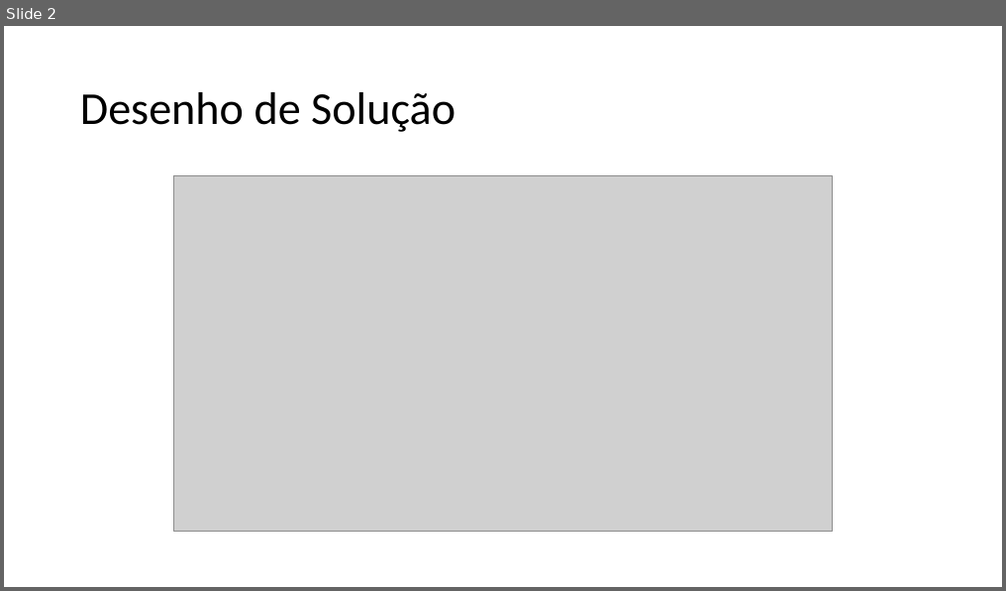
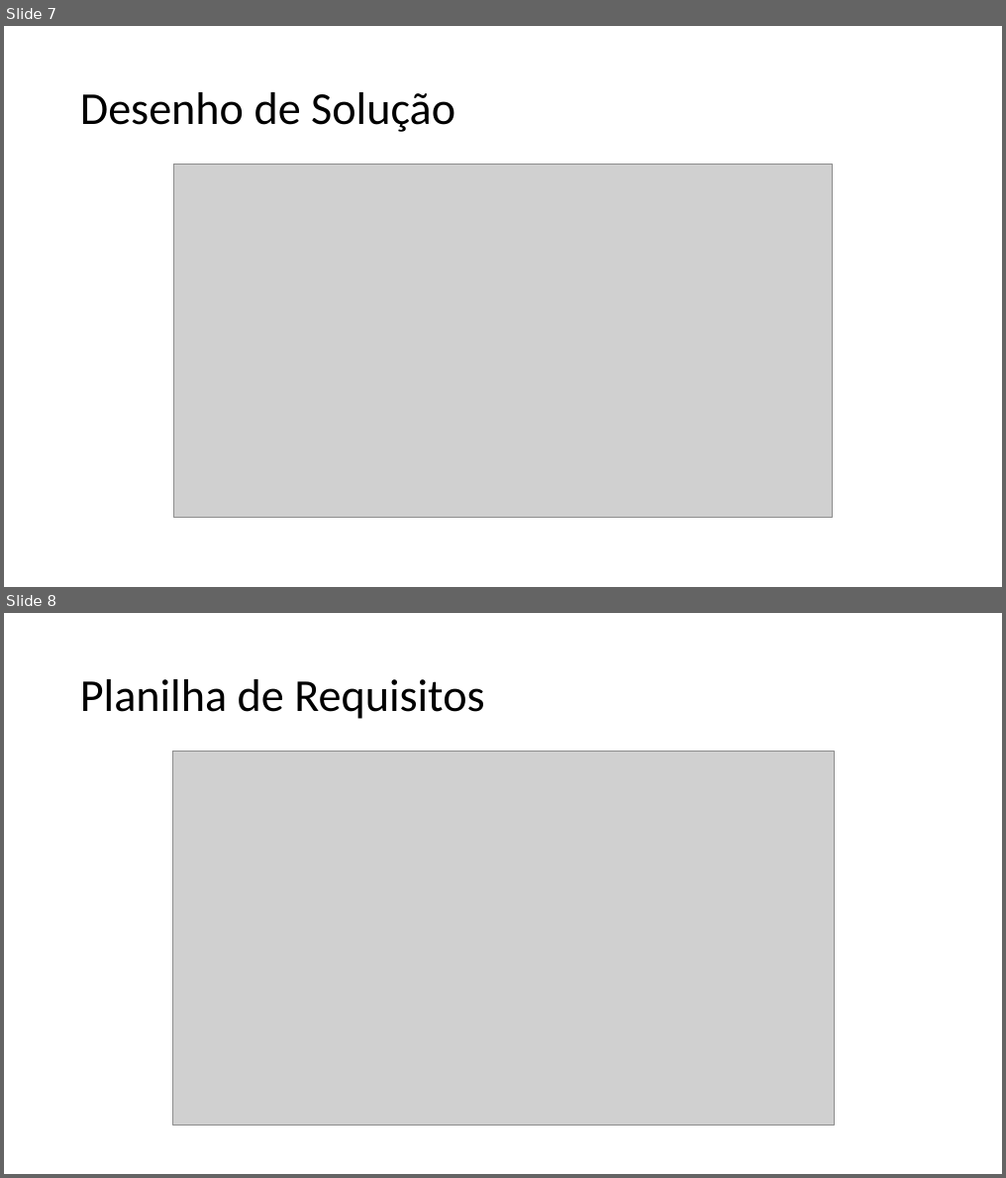
Before and after one commit to BandTec/project-hunter, a slide deck: Documentação/Apresentação.pptx. Shown one above the other, each under a label of ours: slide 2 before the commit, slides 7 and 8 after it. The pictures are 1006x591 and 1006x1178 pixels, drawn with LibreOffice and Linux fonts; fonts in the diff are those of the drawing; grey boxes stand for pictures. Boxes give left, top, right and bottom in pixels: in the first picture for what was removed or moved away, otherwise in the second. Text is boxed around its words. In the diff, an @@ line names an element or a change of style, - is before the commit and + after.

Commit message:
MOD: requisitos, documentação e ppt

```diff
--- a/Documentação/Apresentação.pptx
+++ b/Documentação/Apresentação.pptx
@@ slide 8 added at [4, 613, 1002, 1174], background #FFFFFF @@
@@ title added at [80, 679, 484, 719], 44 pt, text #000000 @@
+Planilha de Requisitos
@@ picture added at [172, 752, 834, 1125] @@
@@ what was slide 2 is now slide 7 @@
@@ slide 7 changed as well @@
@@ picture: place and size @@
-picture at [174, 175, 833, 532]
+picture at [174, 165, 833, 518]
```
Also in this commit, not shown: 3 other slides changed, 5 other slides added, 1 slide removed, 2 other files.
